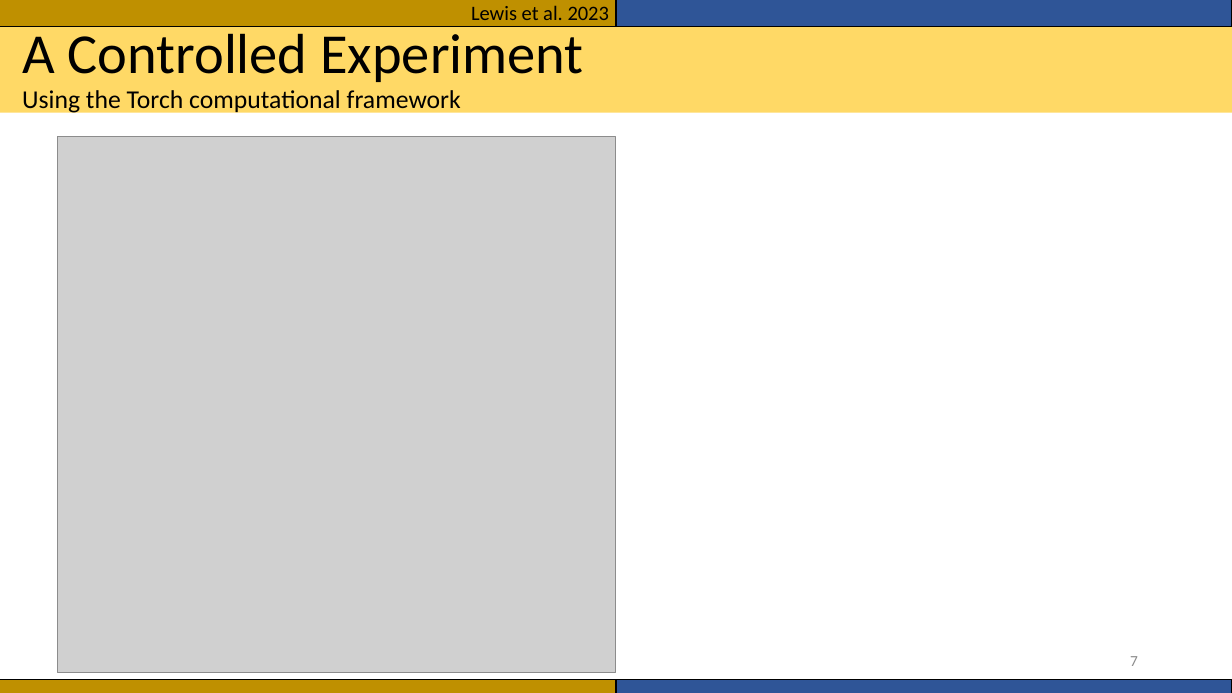
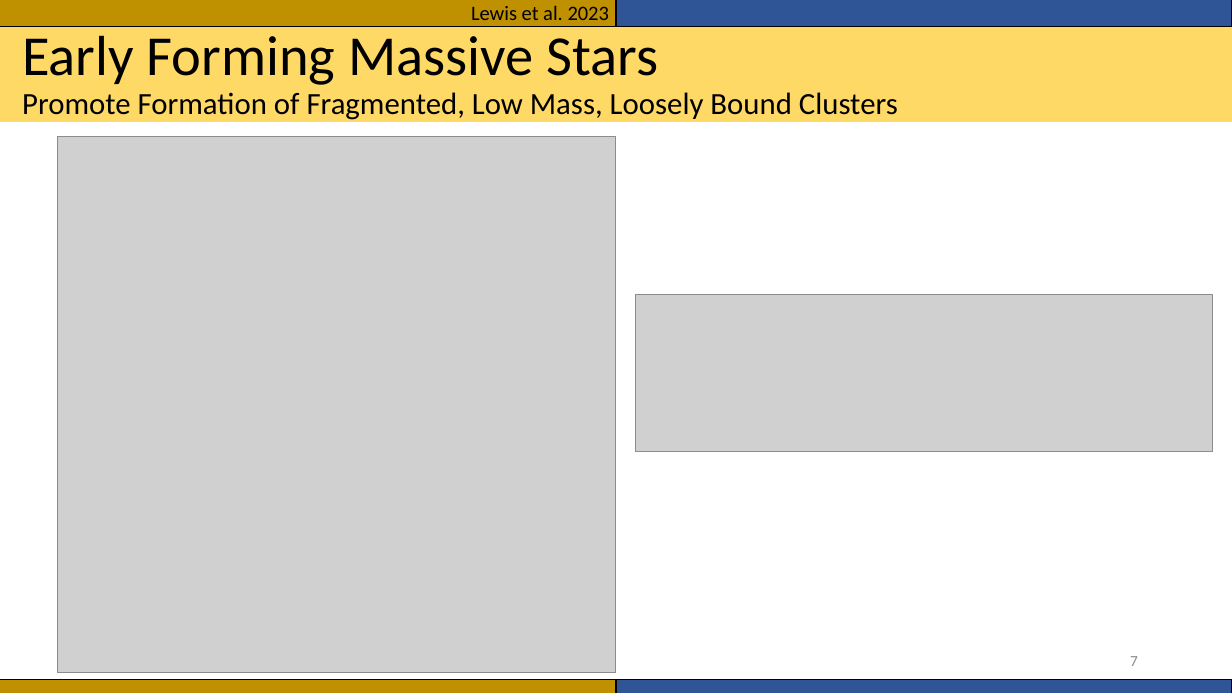
Before and after one commit to seanlabean/presentations, a slide deck: slide 7 of 2022Clusters/Presentation1.pptx. Drawn at 1232x693 pixels with LibreOffice and Linux fonts; fonts in the diff are those of the drawing; grey boxes stand for pictures. Boxes give left, top, right and bottom in pixels: in the first picture for what was removed or moved away, otherwise in the second. Text is boxed around its words. In the diff, an @@ line names an element or a change of style, - is before the commit and + after.

```diff
--- a/2022Clusters/Presentation1.pptx
+++ b/2022Clusters/Presentation1.pptx
@@ rectangle: place and size @@
-rectangle at <box>0,27,1232,113</box>
+rectangle at <box>0,27,1232,122</box>
@@ title at <box>22,35,898,120</box>: text changed; size 20 to 24 pt @@
-A Controlled Experiment
-Using the Torch computational framework
+Early Forming Massive Stars
+Promote Formation of Fragmented, Low Mass, Loosely Bound Clusters
@@ picture added at <box>636,295,1214,452</box> @@
```
Also in this commit, not shown: 9 other slides changed.
